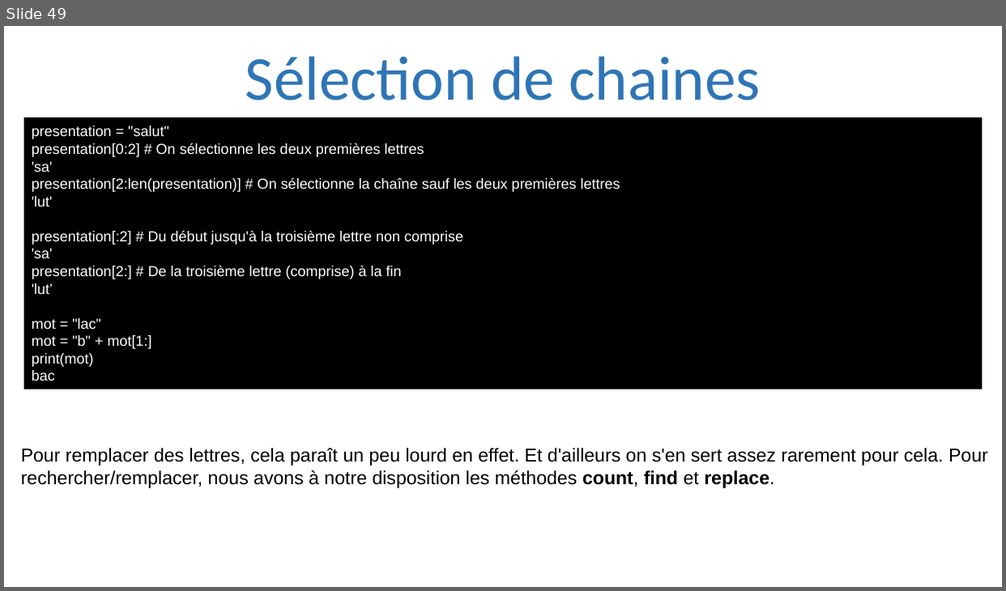
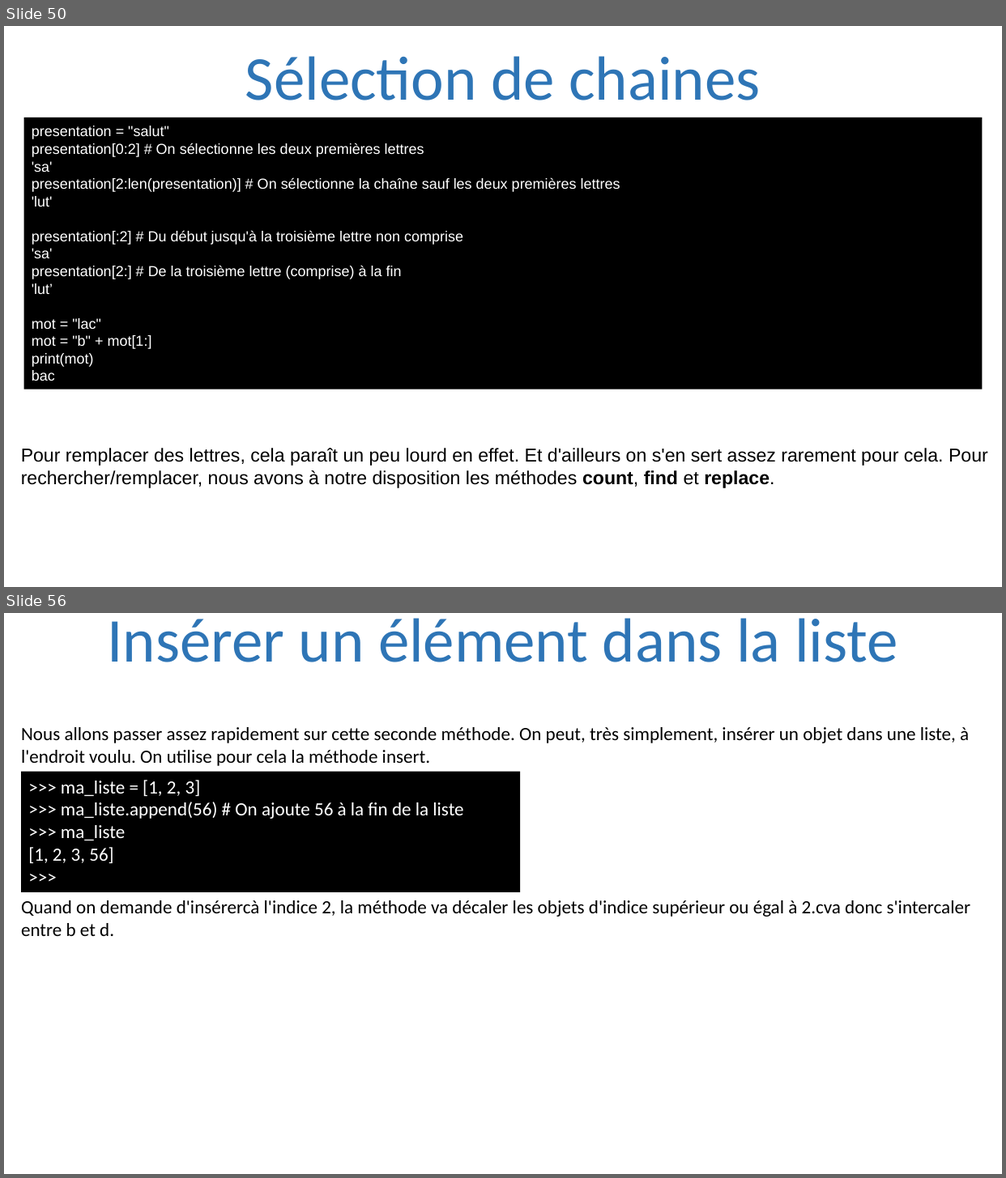
Before and after one commit to julienPalleau/PythonDoc, a slide deck: Python-resume.pptx. Shown one above the other, each under a label of ours: slide 49 before the commit, slides 50 and 56 after it; the slides between them are not shown. The pictures are 1006x591 and 1006x1178 pixels, drawn with LibreOffice and Linux fonts; fonts in the diff are those of the drawing. Boxes give left, top, right and bottom in pixels: in the first picture for what was removed or moved away, otherwise in the second. Text is boxed around its words. In the diff, an @@ line names an element or a change of style, - is before the commit and + after.

Commit message:
fin de creer des listes et des tuples

```diff
--- a/Python-resume.pptx
+++ b/Python-resume.pptx
@@ slide 56 added at (4, 613, 1002, 1174), background #FFFFFF @@
@@ title added at (107, 618, 898, 662), 60 pt, text #2E75B6 @@
+Insérer un élément dans la liste
@@ text added at (21, 727, 969, 766), 18 pt, text #000000 @@
+Nous allons passer assez rapidement sur cette seconde méthode. On peut, très simplement, insérer un objet dans une liste, à
+l'endroit voulu. On utilise pour cela la méthode insert.
@@ rectangle added at (21, 772, 521, 893), fill #000000, 18 pt, text #FFFFFF @@
+>>> ma_liste = [1, 2, 3]
+>>> ma_liste.append(56) # On ajoute 56 à la fin de la liste
+>>> ma_liste
+[1, 2, 3, 56]
+>>>
@@ text added at (21, 901, 970, 936), 18 pt, text #000000 @@
+Quand on demande d'insérercà l'indice 2, la méthode va décaler les objets d'indice supérieur ou égal à 2.cva donc s'intercaler entre b et d.
@@ what was slide 49 is now slide 50 @@
```
Also in this commit, not shown: 8 slides changed, 23 other slides added.
